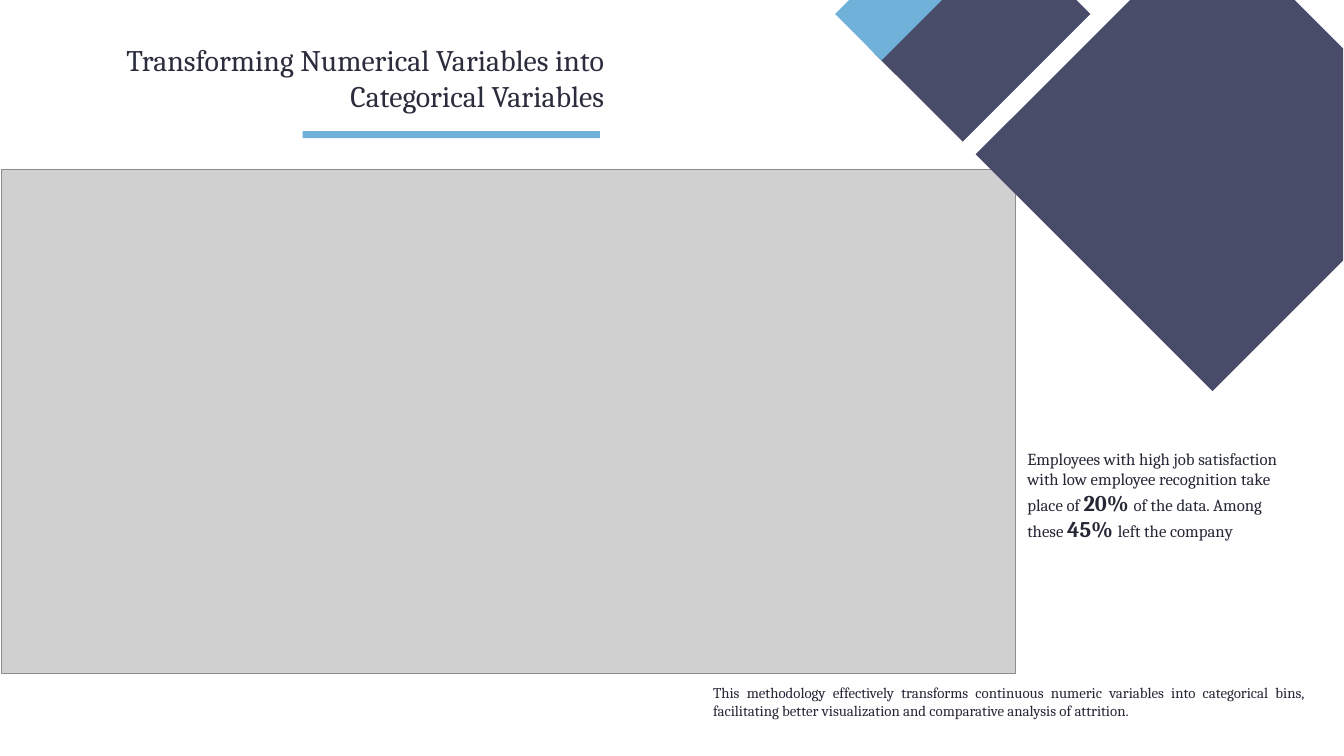
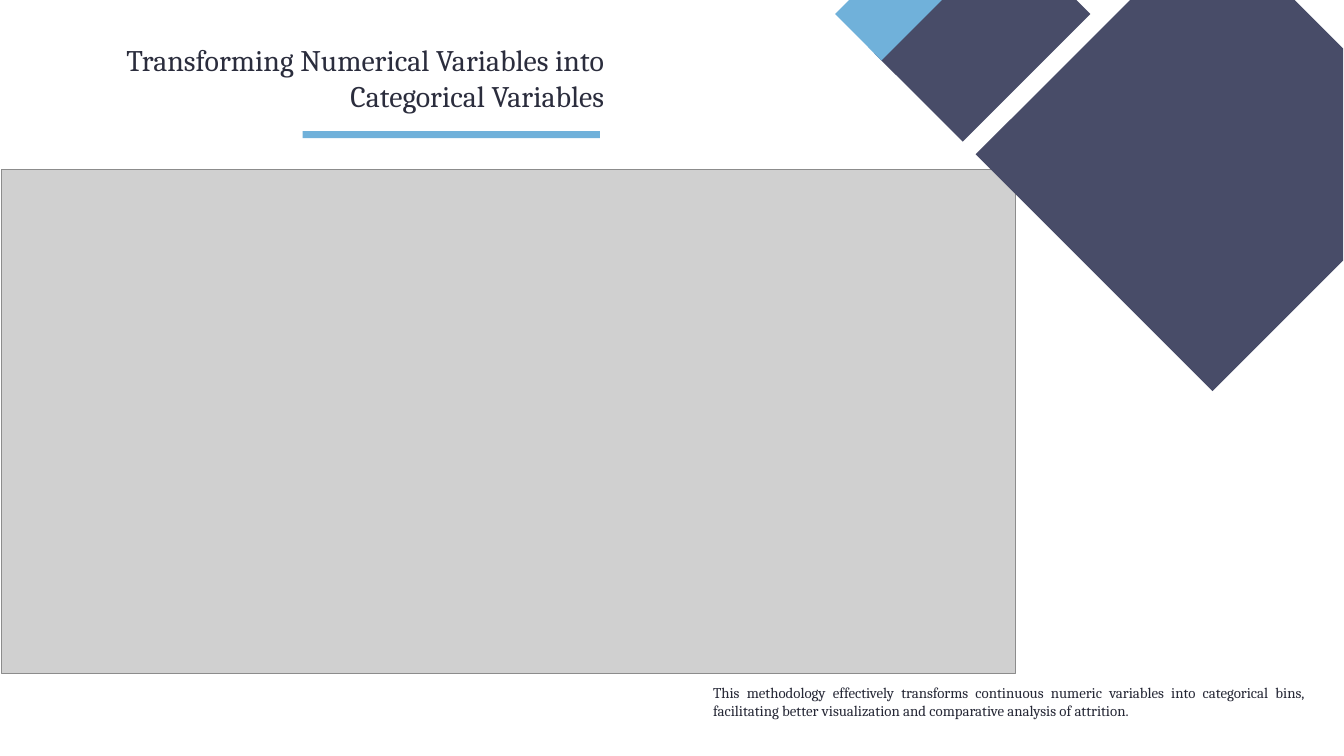
Before and after one commit to ztutar/Employee_Attrition_Classification_StatisticalLearning_FinalProject, a slide deck: slide 10 of TUTAR_OZEN_Project_Presentation.pptx (slide 9 before the commit). Drawn at 1344x756 pixels with LibreOffice and Linux fonts; fonts in the diff are those of the drawing; grey boxes stand for pictures. Boxes give left, top, right and bottom in pixels: in the first picture for what was removed or moved away, otherwise in the second. Text is boxed around its words. In the diff, an @@ line names an element or a change of style, - is before the commit and + after.

```diff
--- a/TUTAR_OZEN_Project_Presentation.pptx
+++ b/TUTAR_OZEN_Project_Presentation.pptx
@@ text removed at [1027,453,1277,541] @@
-Employees with high job satisfaction with low employee recognition take place of 20% of the data. Among these 45% left the company
```
Also in this commit, not shown: 11 other slides changed, 2 slides added, 1 slide removed, 19 other files.
